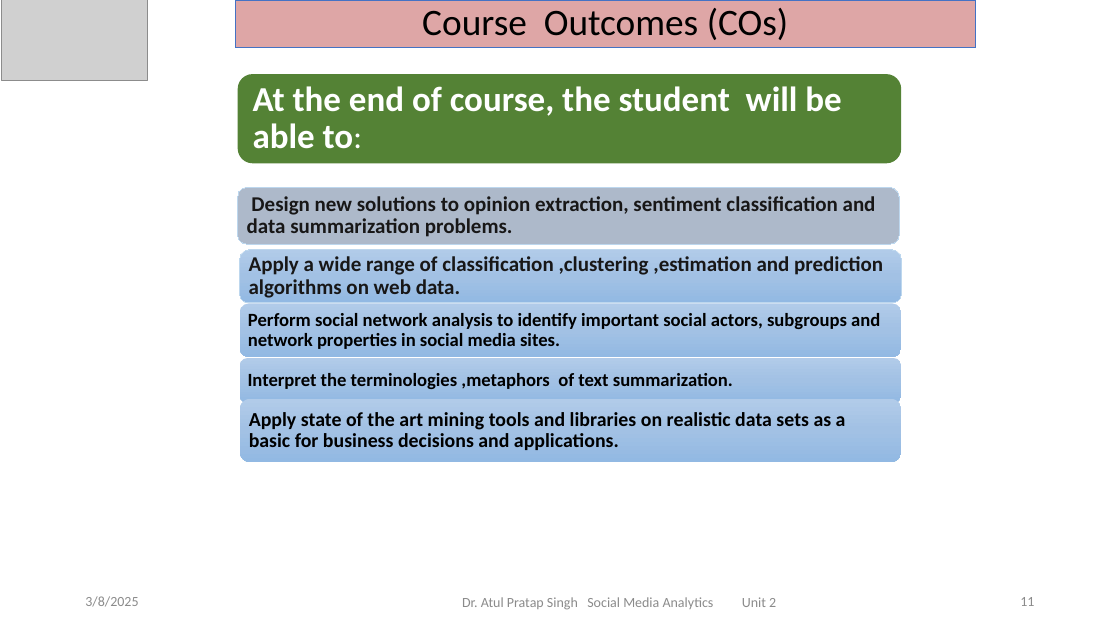
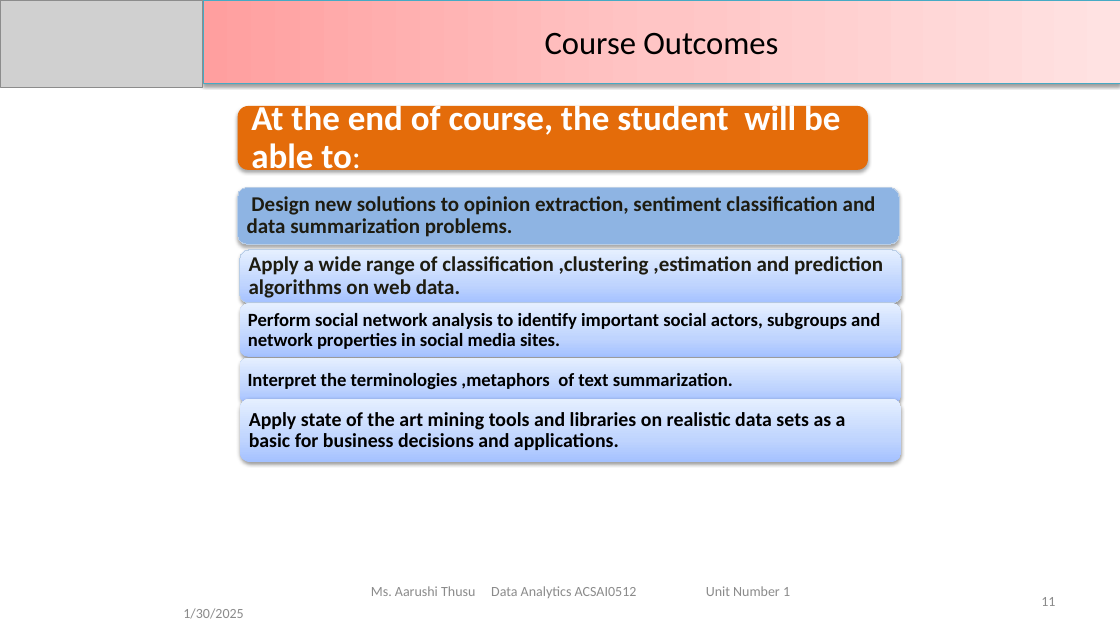
Before and after one commit to DevGoyalG/NIET-Study-Material, a slide deck: slide 11 of CSE (Artificial Intelligence and Machine Learning)/Third Year/Sixth Semester/PPTs/Social Media Analytics/SMA - Unit 2.pptx. Drawn at 1120x630 pixels with LibreOffice and Linux fonts; fonts in the diff are those of the drawing; grey boxes stand for pictures. Boxes give left, top, right and bottom in pixels: in the first picture for what was removed or moved away, otherwise in the second. Text is boxed around its words. In the diff, an @@ line names an element or a change of style, - is before the commit and + after.

```diff
--- a/CSE (Artificial Intelligence and Machine Learning)/Third Year/Sixth Semester/PPTs/Social Media Analytics/SMA - Unit 2.pptx
+++ b/CSE (Artificial Intelligence and Machine Learning)/Third Year/Sixth Semester/PPTs/Social Media Analytics/SMA - Unit 2.pptx
@@ picture: place and size @@
-picture at (2, 0, 147, 81)
+picture at (0, 0, 203, 87)
@@ title "Course Outcomes": place and size @@
-title "Course Outcomes" at (235, 0, 975, 47)
+title "Course Outcomes" at (203, 0, 1120, 83)
@@ title "Course Outcomes" at (203, 0, 1120, 83): rectangle to title; fill #DEA6A6 to gradient #FFA0A0 to #FFC5C5 to #FFE3E3; outline #4472C4 0.5 pt to #46AAC5 0.75 pt; shadow on @@
@@ title at (545, 32, 778, 55): text changed; size 32 to 28 pt @@
-Course Outcomes (COs)
+Course Outcomes
@@ rounded rectangle: place and size @@
-rounded rectangle at (238, 74, 902, 163)
+rounded rectangle at (238, 106, 868, 170)
@@ rounded rectangle at (238, 106, 868, 170): fill #548235 to #E46C0A; shadow on @@
@@ text "At the end of course, ..." rewrapped from (253, 86, 841, 149) to (251, 101, 840, 177) @@
@@ rounded rectangle at (238, 187, 900, 245): fill #ADB9CA to #8EB4E3; outline #BDD7EE 0.75 pt to #B9CDE5 0.75 pt; shadow on @@
@@ text "Design new solutions to opinion ..." at (247, 196, 876, 237): text colour #181717 to #1E1C11 @@
@@ rounded rectangle at (239, 250, 902, 303): fill gradient #B1CBE9 to #A3C1E5 to #93B9E4 to gradient #A4C4FF to #BFD4FF to #E6EEFF; outline #BDD7EE 0.75 pt to #B9CDE5 0.75 pt; shadow on @@
@@ text "Apply a wide range of ..." at (249, 256, 883, 298): text colour #181717 to #1E1C11 @@
@@ fill gradient #B1CBE9 to #A3C1E5 to #93B9E4 to gradient #A4C4FF to #BFD4FF to #E6EEFF; shadow on in 3 elements at (239, 303, 902, 357), (239, 358, 902, 402), (239, 399, 902, 462) @@
@@ text removed at (85, 596, 138, 607) @@
-3/8/2025
@@ text added at (371, 586, 790, 598), 12 pt, text #8C8C8C @@
+Ms. Aarushi Thusu Data Analytics ACSAI0512 Unit Number 1
@@ text removed at (462, 597, 776, 610) @@
-Dr. Atul Pratap Singh Social Media Analytics Unit 2
@@ page number: place and size @@
-page number at (1020, 597, 1034, 606)
+page number at (1041, 597, 1055, 606)
@@ text added at (183, 608, 243, 619), 12 pt, text #8C8C8C @@
+1/30/2025
```
Also in this commit, not shown: 25 other slides changed, 28 slides added, 65 slides removed, 9 other files.
